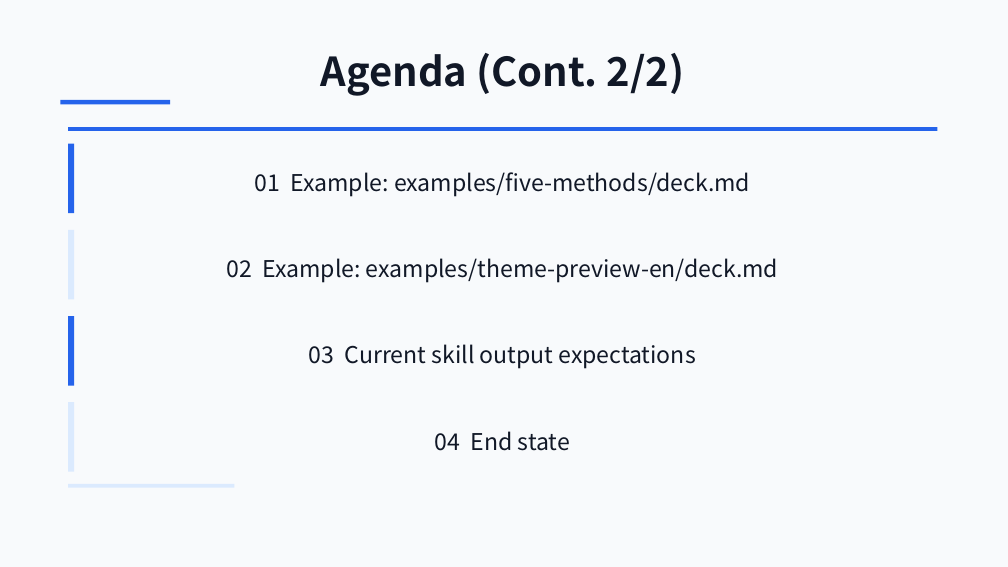
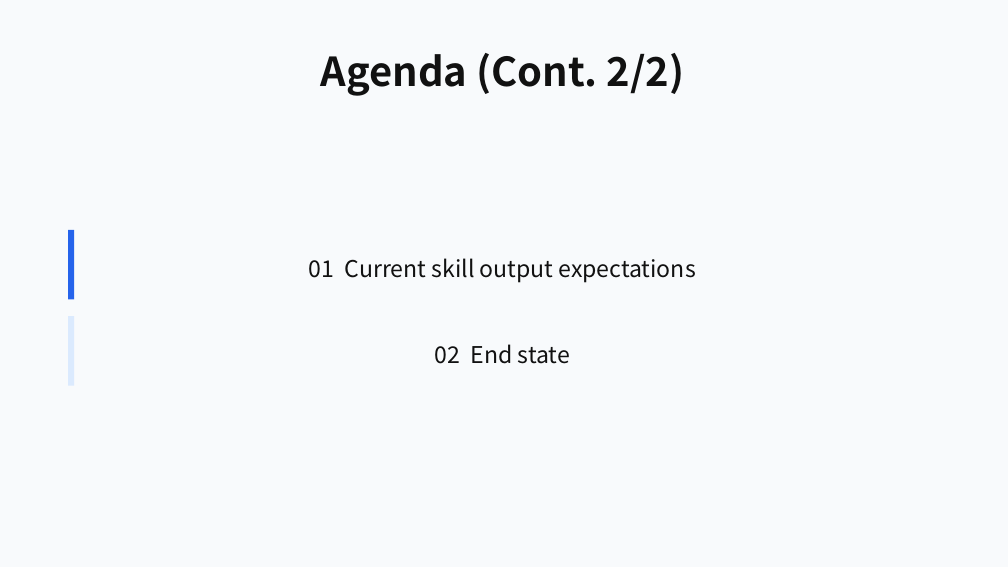
Before and after one commit to ch040602/mdpr-skill, a slide deck: slide 3 of artifacts/mdpr-vs-skill/mdpr-baseline-result.pptx. Drawn at 1008x567 pixels with LibreOffice and Linux fonts; fonts in the diff are those of the drawing. Boxes give left, top, right and bottom in pixels: in the first picture for what was removed or moved away, otherwise in the second. Text is boxed around its words. In the diff, an @@ line names an element or a change of style, - is before the commit and + after.

```diff
--- a/artifacts/mdpr-vs-skill/mdpr-baseline-result.pptx
+++ b/artifacts/mdpr-vs-skill/mdpr-baseline-result.pptx
@@ text "Agenda (Cont. 2/2)" at [321, 53, 685, 96]: text colour #111827 to #111111 @@
@@ rectangle removed at [60, 100, 170, 104] @@
@@ rectangle removed at [68, 127, 938, 131] @@
@@ rectangle removed at [68, 144, 74, 213] @@
@@ text removed at [255, 172, 750, 197] @@
-01 Example: examples/five-methods/deck.md
@@ rectangle at [68, 230, 74, 299]: fill #DBEAFE to #2563EB @@
@@ text removed at [227, 258, 778, 283] @@
-02 Example: examples/theme-preview-en/deck.md
@@ text at [309, 258, 696, 283]: text changed; text colour #111827 to #111111 @@
-03 Current skill output expectations
+01 Current skill output expectations
@@ rectangle at [68, 316, 74, 386]: fill #2563EB to #DBEAFE @@
@@ text at [435, 344, 570, 364]: text changed; text colour #111827 to #111111 @@
-04 End state
+02 End state
@@ rectangle removed at [68, 402, 74, 472] @@
@@ rectangle removed at [68, 484, 234, 488] @@
```
Also in this commit, not shown: 32 other slides changed, 2 slides added, 13 slides removed, 22 other files.
